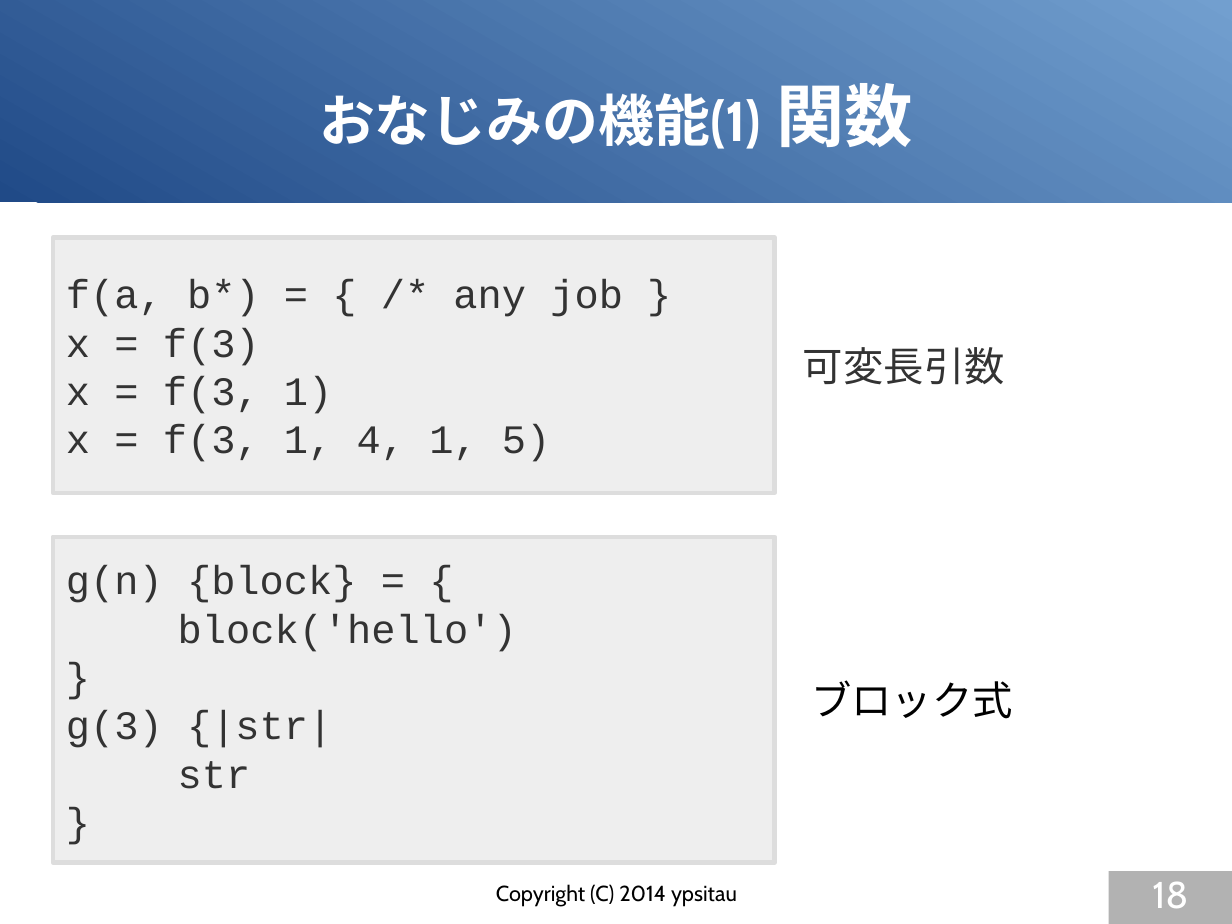
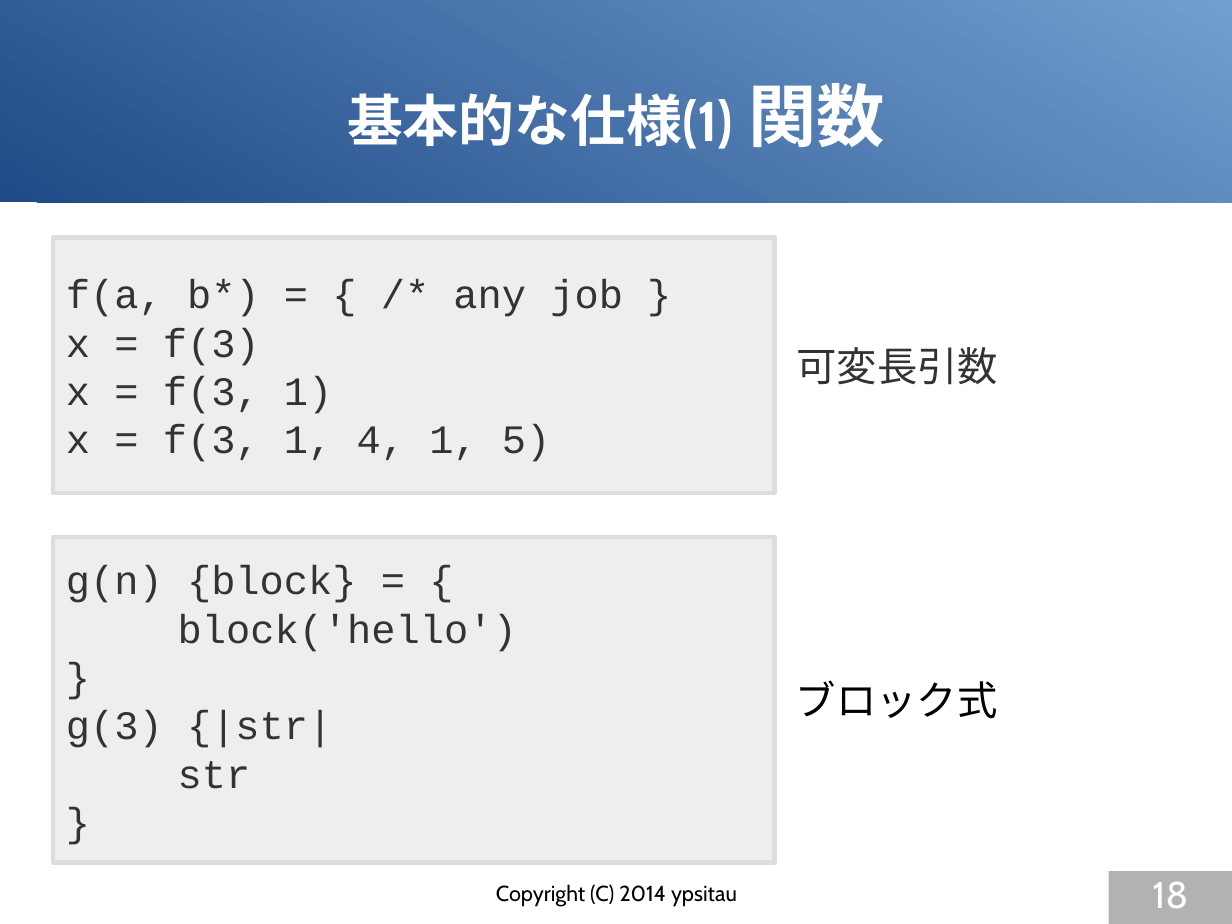
Before and after one commit to gura-lang/gura-doc, a slide deck: slide 18 of presentation/gura-introduction.odp. Drawn at 1232x924 pixels with LibreOffice and Linux fonts; fonts in the diff are those of the drawing. Boxes give left, top, right and bottom in pixels: in the first picture for what was removed or moved away, otherwise in the second. Text is boxed around its words. In the diff, an @@ line names an element or a change of style, - is before the commit and + after.

```diff
--- a/presentation/gura-introduction.odp
+++ b/presentation/gura-introduction.odp
@@ title at [347,83,885,149]: text changed @@
-おなじみの機能(1) 関数
+基本的な仕様(1) 関数
@@ text "可変長引数": place and size @@
-text "可変長引数" at [803,347,1005,385]
+text "可変長引数" at [796,347,998,385]
@@ text "ブロック式": place and size @@
-text "ブロック式" at [811,680,1013,719]
+text "ブロック式" at [796,680,998,719]
```
Also in this commit, not shown: 16 other slides changed.
